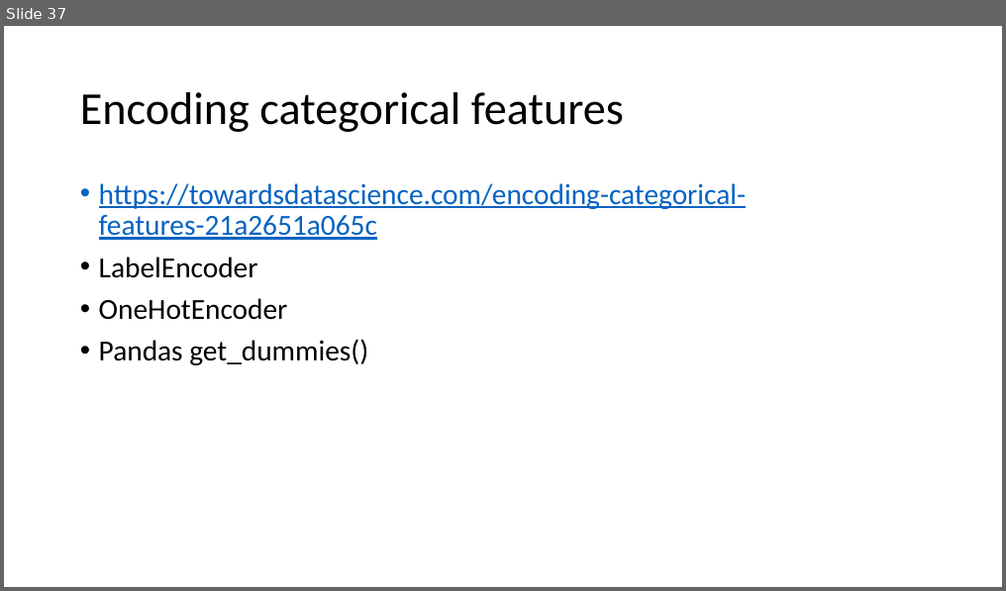
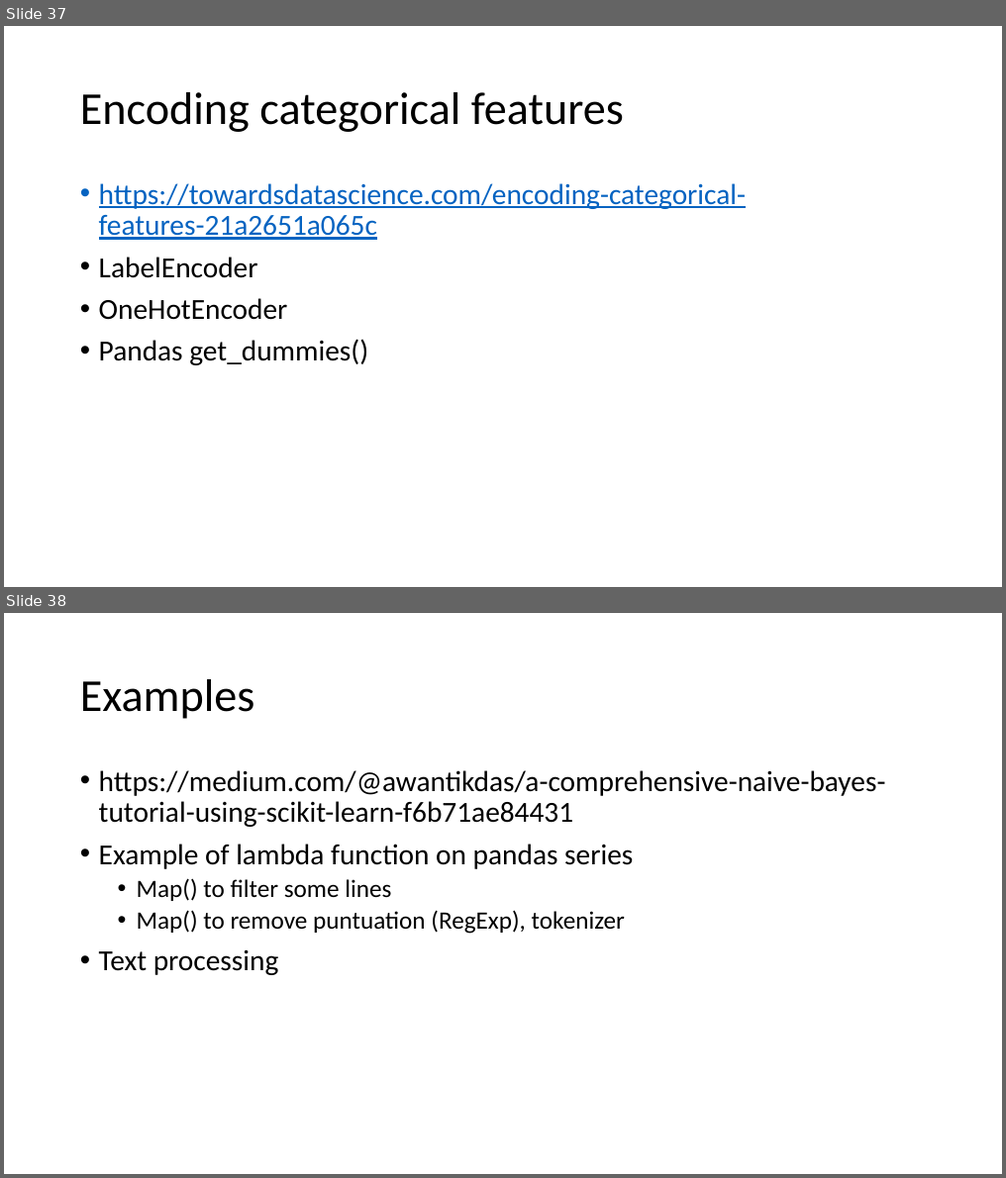
Before and after one commit to FranzGH/IoT_ML, a slide deck: Sklearn-UG.pptx. Shown one above the other, each under a label of ours: slide 37 before the commit, slides 37 and 38 after it. The pictures are 1006x591 and 1006x1178 pixels, drawn with LibreOffice and Linux fonts; fonts in the diff are those of the drawing. Boxes give left, top, right and bottom in pixels: in the first picture for what was removed or moved away, otherwise in the second. Text is boxed around its words. In the diff, an @@ line names an element or a change of style, - is before the commit and + after.

```diff
--- a/Sklearn-UG.pptx
+++ b/Sklearn-UG.pptx
@@ slide 38 added at [4, 613, 1002, 1174], background #FFFFFF @@
@@ title added at [80, 679, 255, 719], 44 pt, text #000000 @@
+Examples
@@ text added at [99, 770, 886, 975], 28 pt, text #000000 @@
+• https://medium.com/@awantikdas/a-comprehensive-naive-bayes-tutorial-using-scikit-learn-f6b71ae84431
+• Example of lambda function on pandas series
+  • Map() to filter some lines
+  • Map() to remove puntuation (RegExp), tokenizer
+• Text processing
```
Also in this commit, not shown: 1 slide changed, 11 other slides added, 4 other files.
